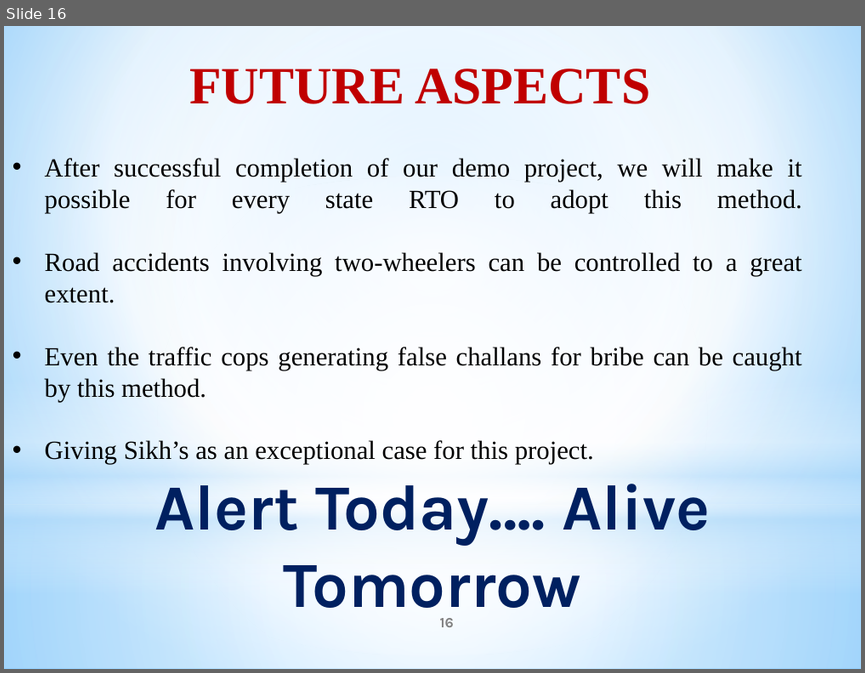
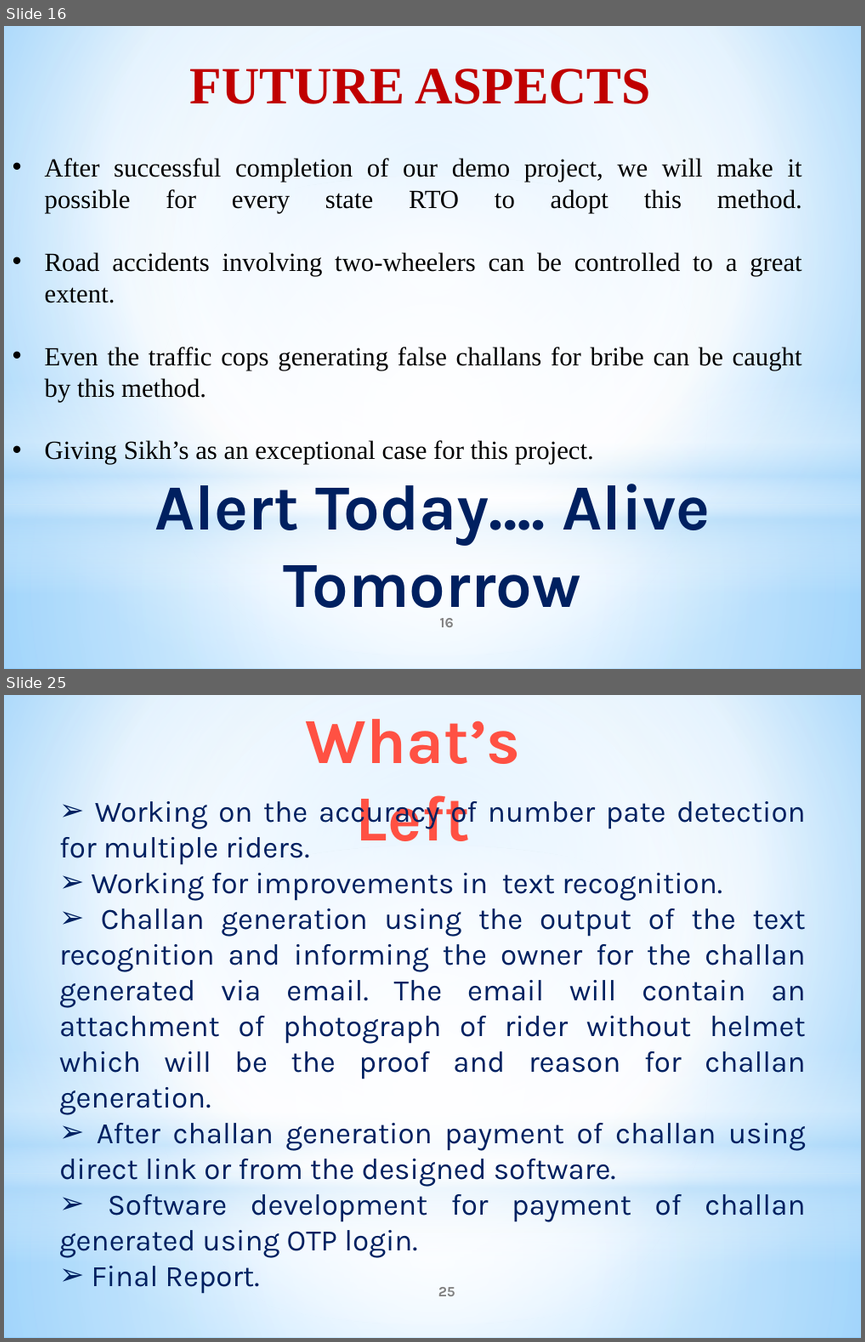
Before and after one commit to dikshant097/machine-learnng-helmmet-detection, a slide deck: Helmet Detection.pptx. Shown one above the other, each under a label of ours: slide 16 before the commit, slides 16 and 25 after it; the slides between them are not shown. The pictures are 865x673 and 865x1342 pixels, drawn with LibreOffice and Linux fonts; fonts in the diff are those of the drawing. Boxes give left, top, right and bottom in pixels: in the first picture for what was removed or moved away, otherwise in the second. Text is boxed around its words. In the diff, an @@ line names an element or a change of style, - is before the commit and + after.

```diff
--- a/Helmet Detection.pptx
+++ b/Helmet Detection.pptx
@@ slide 25 added at (4,695,861,1338), background gradient #9ED5FF to #FFFFFF to #5BB9FF; not listed: 4 template elements that a slide beside it also shows @@
@@ text added at (306,719,521,841), 54 pt, text gradient #8A1300 to #FF5244 to #FFF0F0, bold @@
+What’s Left
@@ text added at (59,795,806,1293), 25 pt, text #002060 @@
+➢ Working on the accuracy of number pate detection for multiple riders.
+➢ Working for improvements in text recognition.
+➢ Challan generation using the output of the text recognition and informing the owner for the challan generated via email. The email will contain an attachment of photograph of rider without helmet which will be the proof and reason for challan generation.
+➢ After challan generation payment of challan using direct link or from the designed software.
+➢ Software development for payment of challan generated using OTP login.
+➢ Final Report.
@@ page number added at (438,1287,455,1296), 12 pt, text #808080, bold @@
+25
```
Also in this commit, not shown: 1 slide changed, 9 other slides added, 1 slide removed, 27 other files.
